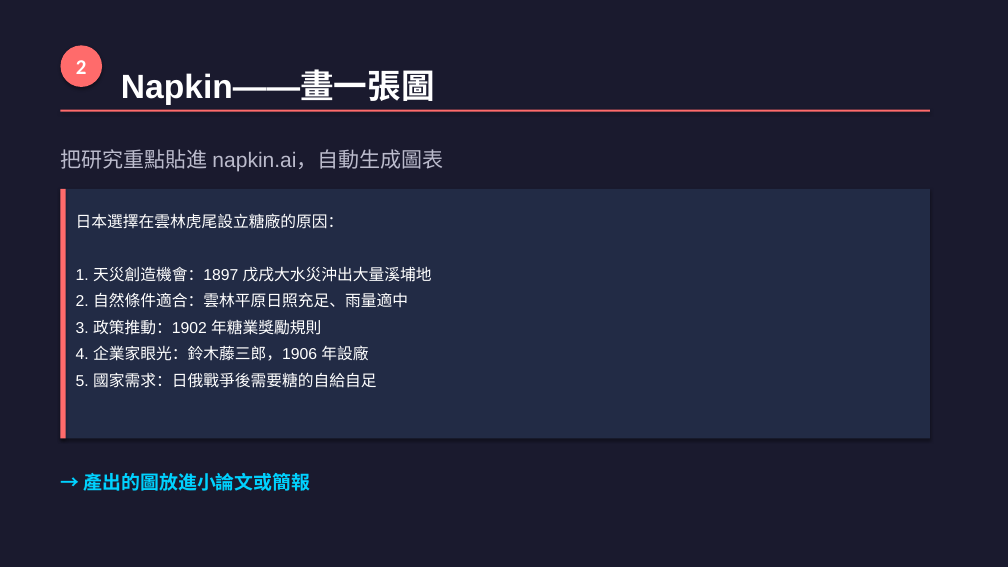
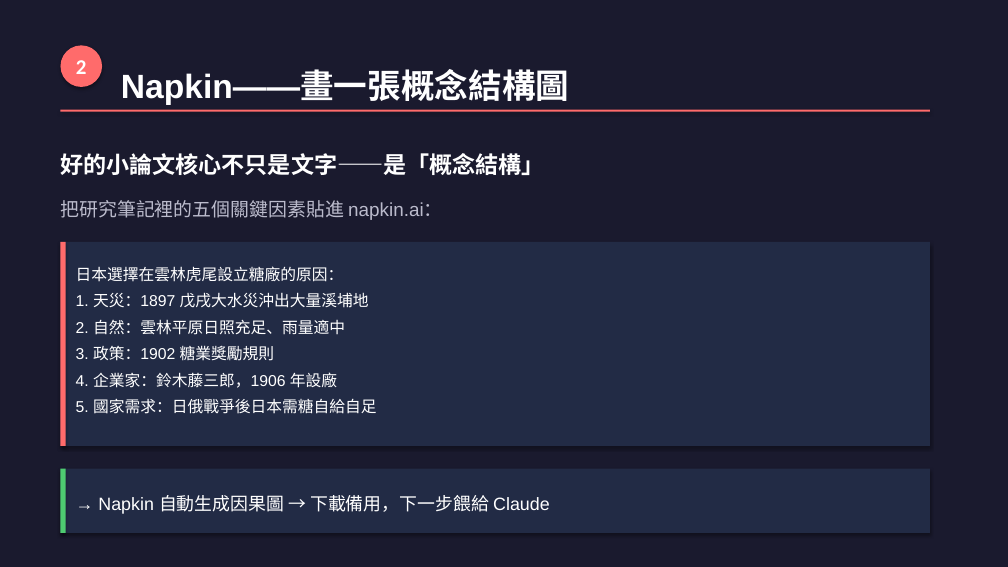
Before and after one commit to letranger/2026-04-30-AI-work, a slide deck: slide 10 of 和AI作朋友-工作坊簡報.pptx (slide 7 before the commit). Drawn at 1008x567 pixels with LibreOffice and Linux fonts; fonts in the diff are those of the drawing. Boxes give left, top, right and bottom in pixels: in the first picture for what was removed or moved away, otherwise in the second. Text is boxed around its words. In the diff, an @@ line names an element or a change of style, - is before the commit and + after.

```diff
--- a/和AI作朋友-工作坊簡報.pptx
+++ b/和AI作朋友-工作坊簡報.pptx
@@ text at [121, 71, 569, 105]: text changed @@
-Napkin——畫一張圖
+Napkin——畫一張概念結構圖
@@ text at [60, 153, 544, 175]: text changed; size 20 to 22 pt; text colour #BBBBCC to #FFFFFF; bold on @@
-把研究重點貼進 napkin.ai，自動生成圖表
+好的小論文核心不只是文字——是「概念結構」
@@ text added at [60, 200, 443, 220], 18 pt, text #BBBBCC @@
+把研究筆記裡的五個關鍵因素貼進 napkin.ai：
@@ rectangle: place and size @@
-rectangle at [60, 189, 930, 439]
+rectangle at [60, 242, 930, 446]
@@ rectangle: place and size @@
-rectangle at [60, 189, 66, 439]
+rectangle at [60, 242, 66, 446]
@@ text at [76, 266, 376, 414]: text changed @@
-日本選擇在雲林虎尾設立糖廠的原因：
-1. 天災創造機會：1897 戊戌大水災沖出大量溪埔地
-2. 自然條件適合：雲林平原日照充足、雨量適中
-3. 政策推動：1902 年糖業獎勵規則
-4. 企業家眼光：鈴木藤三郎，1906 年設廠
-5. 國家需求：日俄戰爭後需要糖的自給自足
+日本選擇在雲林虎尾設立糖廠的原因：
+1. 天災：1897 戊戌大水災沖出大量溪埔地
+2. 自然：雲林平原日照充足、雨量適中
+3. 政策：1902 糖業獎勵規則
+4. 企業家：鈴木藤三郎，1906 年設廠
+5. 國家需求：日俄戰爭後日本需糖自給自足
@@ rectangle added at [60, 469, 930, 533], fill #222B45 @@
@@ rectangle added at [60, 469, 66, 533], fill #4ECB71 @@
@@ text removed at [84, 473, 311, 491] @@
-→ 產出的圖放進小論文或簡報
@@ text added at [98, 495, 550, 514], 17 pt, text #FFFFFF @@
+→ Napkin 自動生成因果圖 → 下載備用，下一步餵給 Claude
```
Also in this commit, not shown: 16 other slides changed, 12 slides added, 2 slides removed, 1 other file.
